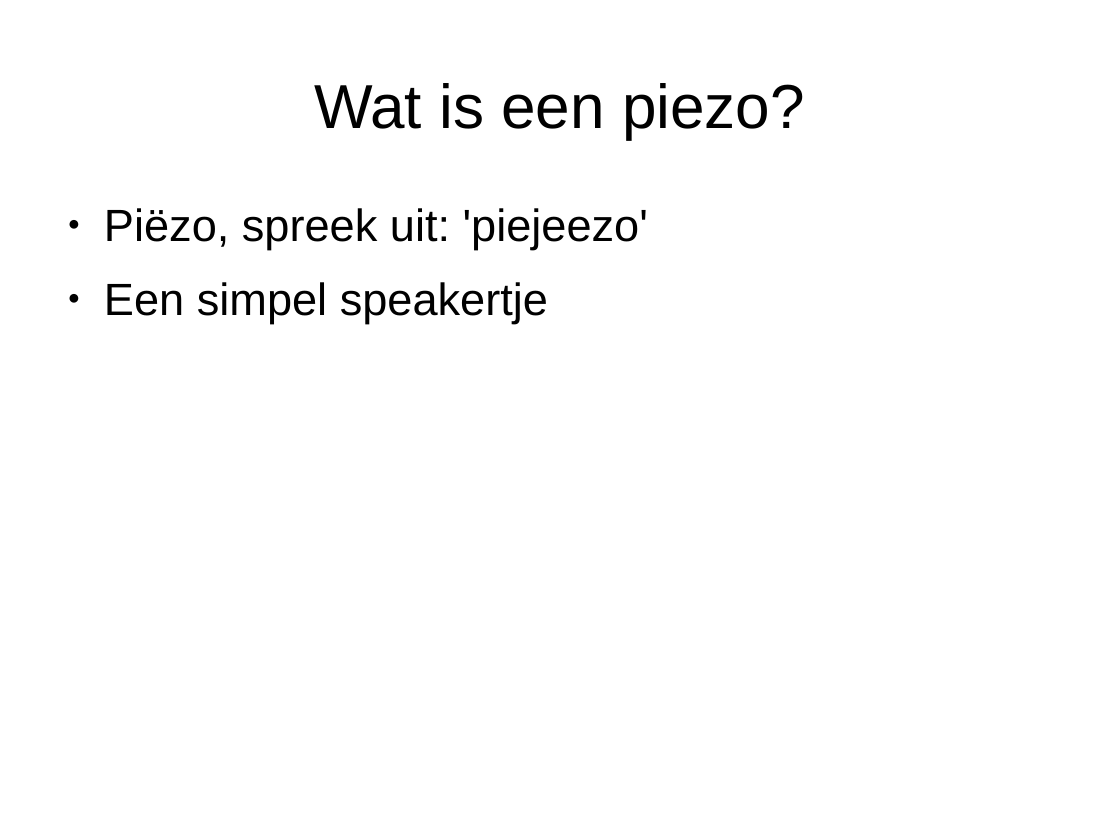
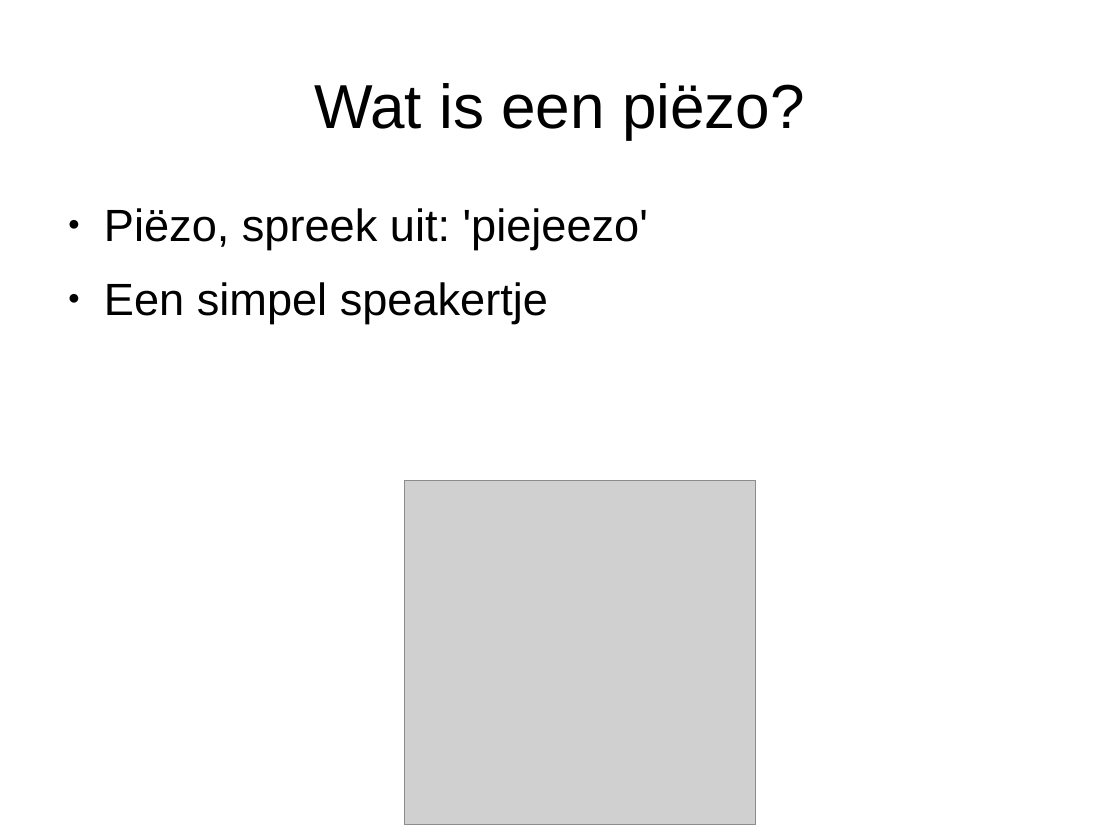
Before and after one commit to djog/arduino_cursus, a slide deck: slide 2 of Raw/Piezo.odp (slide 3 before the commit). Drawn at 1120x840 pixels with LibreOffice and Linux fonts; fonts in the diff are those of the drawing; grey boxes stand for pictures. Boxes give left, top, right and bottom in pixels: in the first picture for what was removed or moved away, otherwise in the second. Text is boxed around its words. In the diff, an @@ line names an element or a change of style, - is before the commit and + after.

Commit message:
Added PiezoEnLdr

```diff
--- a/Raw/Piezo.odp
+++ b/Raw/Piezo.odp
@@ title at box(314, 83, 805, 139): text changed @@
-Wat is een piezo?
+Wat is een piëzo?
@@ picture added at box(405, 480, 756, 824) @@
```
Also in this commit, not shown: 3 other slides changed, 1 slide removed, 15 other files.
